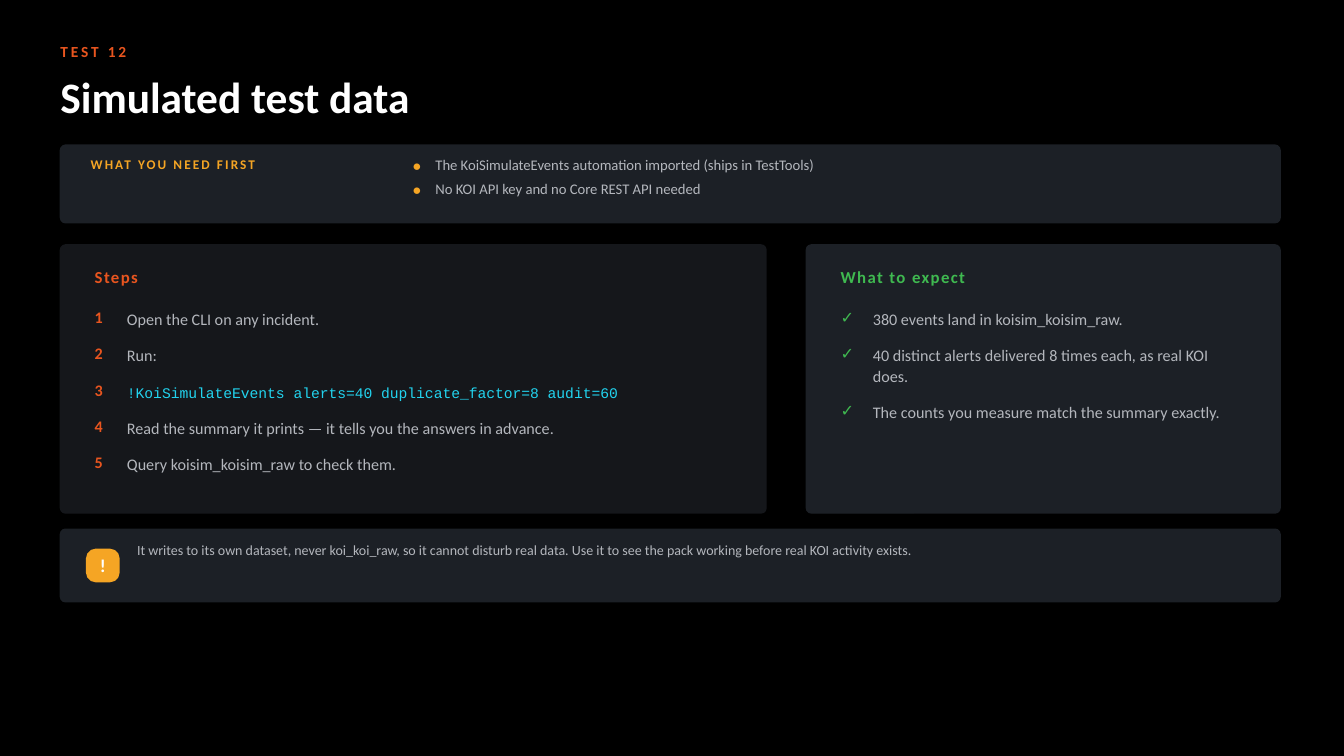
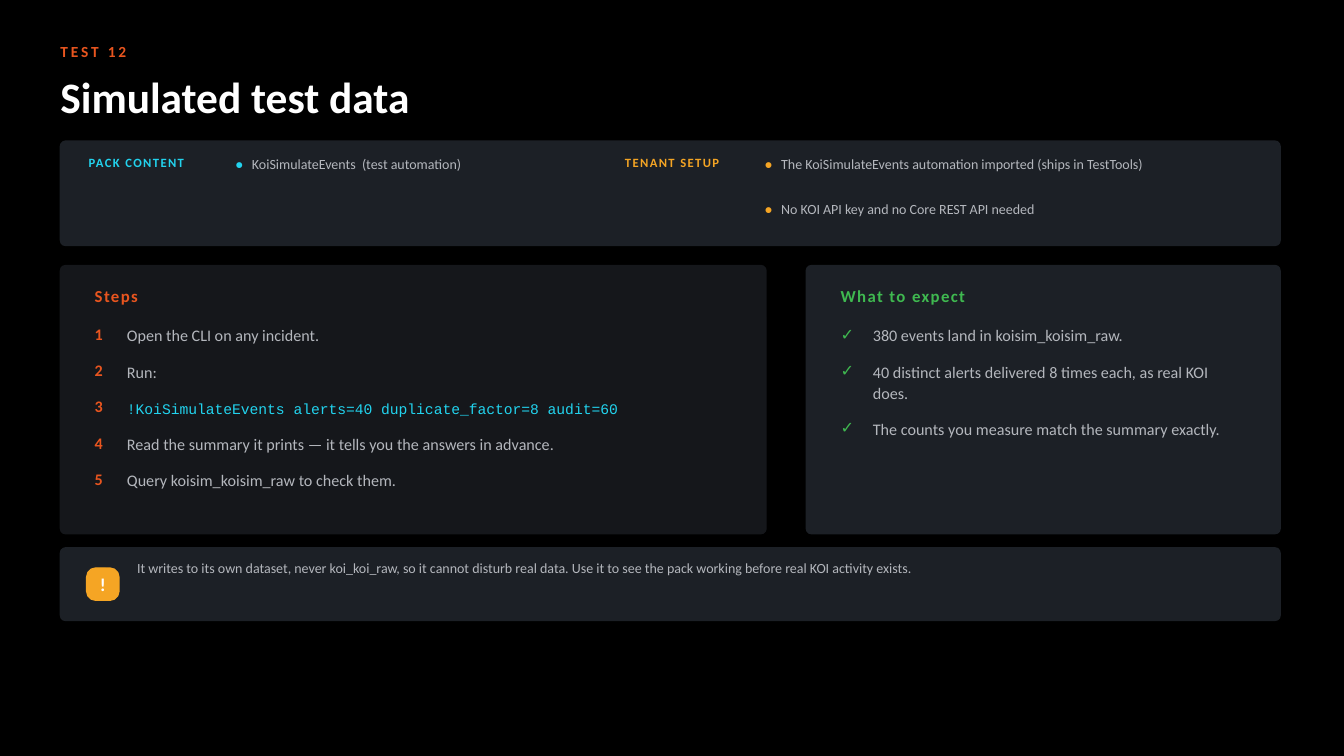
Before and after one commit to ayman-m/koi-xsiam-pack, a slide deck: slide 18 of docs/KOI_Content_Pack_Test_Guide.pptx. Drawn at 1344x756 pixels with LibreOffice and Linux fonts; fonts in the diff are those of the drawing. Boxes give left, top, right and bottom in pixels: in the first picture for what was removed or moved away, otherwise in the second. Text is boxed around its words. In the diff, an @@ line names an element or a change of style, - is before the commit and + after.

```diff
--- a/docs/KOI_Content_Pack_Test_Guide.pptx
+++ b/docs/KOI_Content_Pack_Test_Guide.pptx
@@ rounded rectangle: place and size @@
-rounded rectangle at <box>60,145,1280,223</box>
+rounded rectangle at <box>60,141,1280,245</box>
@@ rounded rectangle at <box>60,141,1280,245</box>: proportions changed @@
@@ text at <box>89,155,250,177</box>: text changed; size 9.5 to 9 pt; text colour #F5A524 to #22D3EE @@
-WHAT YOU NEED FIRST
+PACK CONTENT
@@ text "•": place and size @@
-text "•" at <box>413,156,430,178</box>
+text "•" at <box>236,155,250,177</box>
@@ text "•" at <box>236,155,250,177</box>: size 11 to 10 pt, text colour #F5A524 to #22D3EE @@
@@ text added at <box>252,159,461,171</box>, 10 pt, text #B4B7BD @@
+KoiSimulateEvents (test automation)
@@ text added at <box>625,158,719,167</box>, 9 pt, text #F5A524, bold @@
+TENANT SETUP
@@ text "•": place and size @@
-text "•" at <box>413,179,430,202</box>
+text "•" at <box>765,155,779,177</box>
@@ text "•" at <box>765,155,779,177</box>: size 11 to 10 pt @@
@@ text "The KoiSimulateEvents automation imported (ships ...": place and size @@
-text "The KoiSimulateEvents automation imported (ships ..." at <box>435,159,814,173</box>
+text "The KoiSimulateEvents automation imported (ships ..." at <box>781,159,1143,171</box>
@@ text "The KoiSimulateEvents automation imported (ships ..." at <box>781,159,1143,171</box>: size 10.5 to 10 pt; line spacing 1 to 12pt @@
@@ text added at <box>765,201,779,223</box>, 10 pt, text #F5A524, bold @@
+•
@@ text "No KOI API key and ..." at <box>781,204,1035,216</box>: size 10.5 to 10 pt; line spacing 1 to 12pt @@
@@ text "No KOI API key and ...": place and size @@
-text "No KOI API key and ..." at <box>435,184,701,197</box>
+text "No KOI API key and ..." at <box>781,204,1035,216</box>
@@ 4 texts, 4 rounded rectangles: place and size @@
-4 texts, 4 rounded rectangles at <box>60,245,1280,602</box>
+4 texts, 4 rounded rectangles at <box>60,265,1280,620</box>
@@ 16 texts: place and size @@
-16 texts at <box>95,308,1219,473</box>
+16 texts at <box>95,324,1219,489</box>
```
Also in this commit, not shown: 11 other slides changed, 8 other files.
